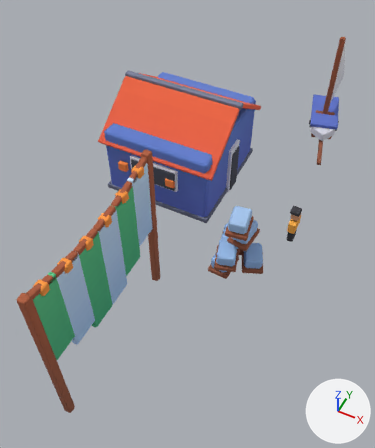
What one commit did to the glTF model public/assets/toycar/set-crab-pots.glb.
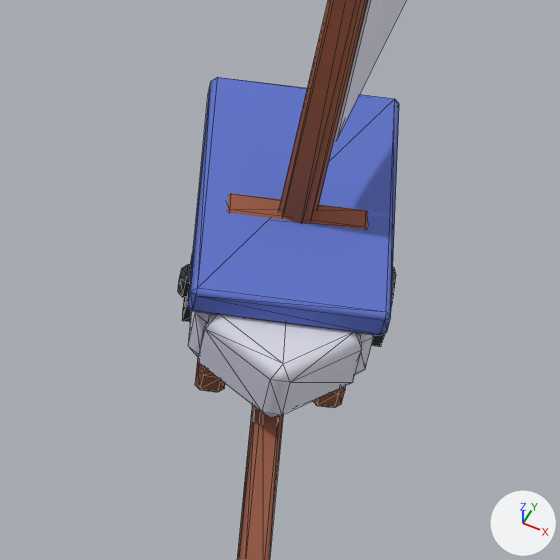
There are two pictures of each version: one whole from a 50 mm lens placed at (1.81, -5.06, 5.16), pointed at (-0.09, -1.26, 0.41), one close up on the part from 76% to 96% of the width and 19% to 36% of the height. The axes (+X, +Y, +Z) are drawn at lower right. The lights are the same throughout. The first two pictures are the older version. The close-ups show mesh edges as thin lines. Vertices at exactly the same position are counted once.

Script lines for the objects in view, before the commit:
```python
me_landing = bpy.data.meshes.new('landing')
me_landing.from_pydata(...)  # 1406 vertices, 2572 faces; spans x -0.82..1.82, y -3.75..2.5, z -0.51..1.5
me_landing.materials.append(mat_colormap)  # picture img_colormap_png
ob_landing = bpy.data.objects.new('landing', me_landing)
ob_landing.location = (-0.8, 0.0, 0.5)
```
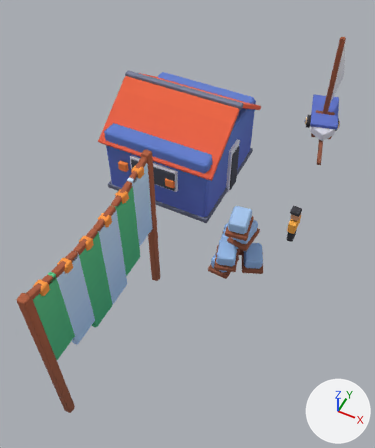
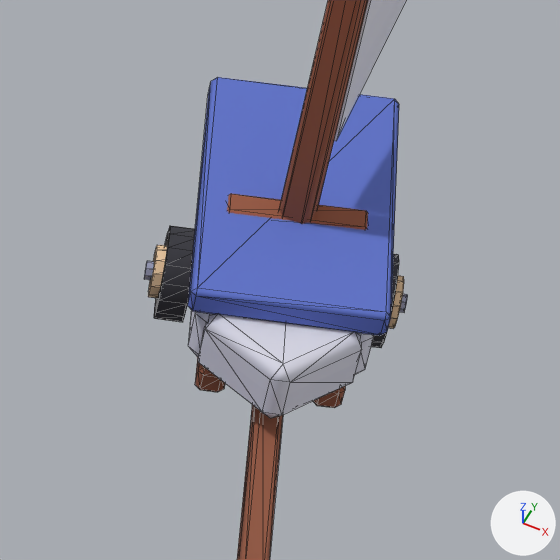
The edits, one by one:
me_landing is used by ob_landing; location (-0.8, 0.0, 0.5).
me_landing had 1406 vertices, 2572 faces and spanned x -0.82..1.82, y -3.75..2.5, z -0.51..1.5.
me_landing now has 1518 vertices, 2780 faces and spans x -0.82..1.82, y -3.75..2.5, z -0.51..1.5.
me_landing part 1: a new loose piece of 24 vertices spanning x 1.26..1.38, y 1.73..1.86, z -0.46..-0.34, in mat_colormap (picture img_colormap_png).
me_landing part 2: a new loose piece of 24 vertices spanning x 1.67..1.79, y 1.83..1.97, z -0.46..-0.34, in mat_colormap (picture img_colormap_png).
me_landing part 3: a new loose piece of 16 vertices spanning x 1.25..1.39, y 1.76..1.83, z -0.42..-0.38, in mat_colormap (picture img_colormap_png).
me_landing part 4: a new loose piece of 16 vertices spanning x 1.66..1.8, y 1.86..1.93, z -0.42..-0.38, in mat_colormap (picture img_colormap_png).
Part 5, on me_landing:
26 vertices are removed from x 1.33..1.78, y 1.72..1.99, z -0.5..-0.33.
55 faces are deleted.
3 vertices move from x 1.68..1.77, y 1.85..1.97, z -0.48..-0.41 to x 1.68..1.77, y 1.87..1.96, z -0.49..-0.47.
36 vertices are added at x 1.27..1.73, y 1.69..2.0, z -0.5..-0.3.
13 new vertices lie (0.06, 0.02, 0.0) away from vertices in x 1.27..1.72, y 1.69..1.89, z -0.49..-0.3.
9 new vertices lie (0.06, 0.01, 0.0) away from vertices in x 1.27..1.69, y 1.72..1.99, z -0.47..-0.3.
119 new faces join them.

Pixel boxes (x1, y1, x2, y2) of what changed, in the close-ups (560 x 560 px):
'landing', reshaped
    before: (178, 0, 406, 560)
    after: (144, 0, 408, 560)
part 1 of me_landing, added (beige)
    after: (148, 245, 167, 298)
part 2 of me_landing, added
    after: (388, 275, 404, 329)
part 3 of me_landing, added
    after: (144, 261, 154, 280)
part 4 of me_landing, added
    after: (399, 294, 408, 313)
part 5 of me_landing, built on (mostly hidden before)
    before: (182, 253, 396, 347)
    after: (154, 226, 399, 348)
